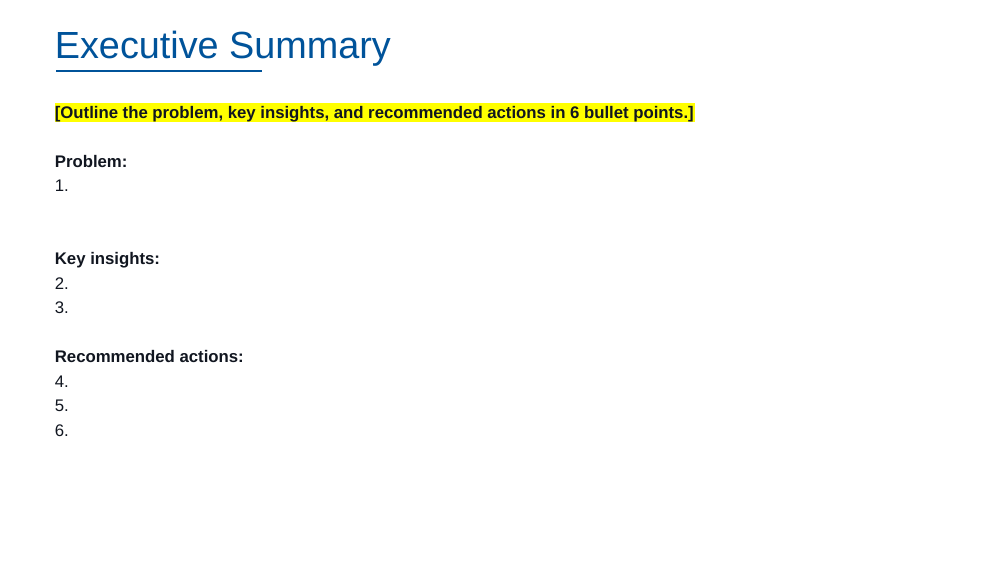
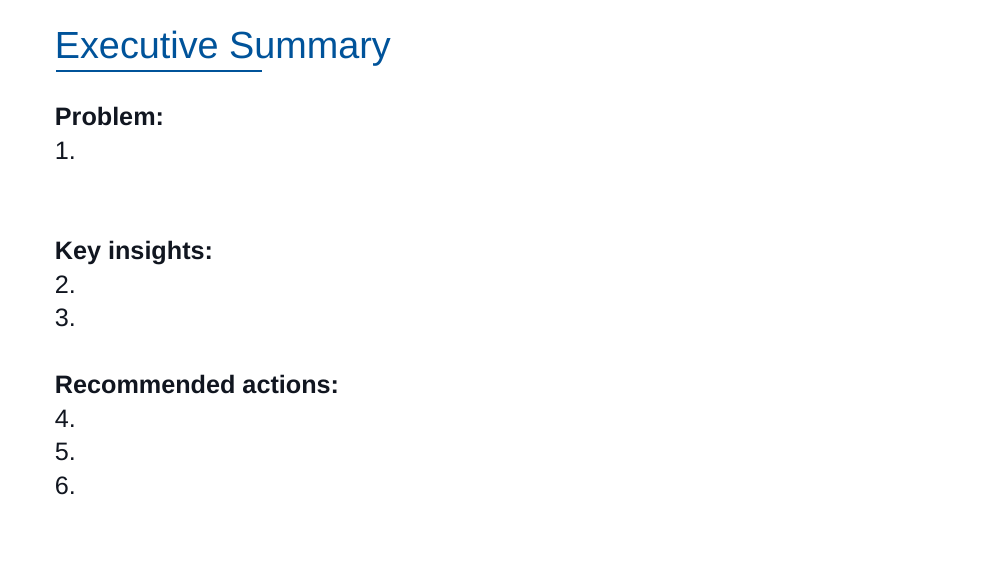
Before and after one commit to dennislamcv1/IBMSA, a slide deck: slide 2 of Systems Analyst Capstone Project/Final SubmissionDL.pptx. Drawn at 1008x567 pixels with LibreOffice and Linux fonts; fonts in the diff are those of the drawing; background and template pictures are left out. Boxes give left, top, right and bottom in pixels: in the first picture for what was removed or moved away, otherwise in the second. Text is boxed around its words. In the diff, an @@ line names an element or a change of style, - is before the commit and + after.

```diff
--- a/Systems Analyst Capstone Project/Final SubmissionDL.pptx
+++ b/Systems Analyst Capstone Project/Final SubmissionDL.pptx
@@ text "Problem:" at [55,106,339,394]: size 16 to 24 pt @@
@@ text at [55,106,693,122]: paragraph removed @@
-[Outline the problem, key insights, and recommended actions in 6 bullet points.]
```
Also in this commit, not shown: 7 other slides changed, 3 slides added, 5 slides removed, 12 other files.
